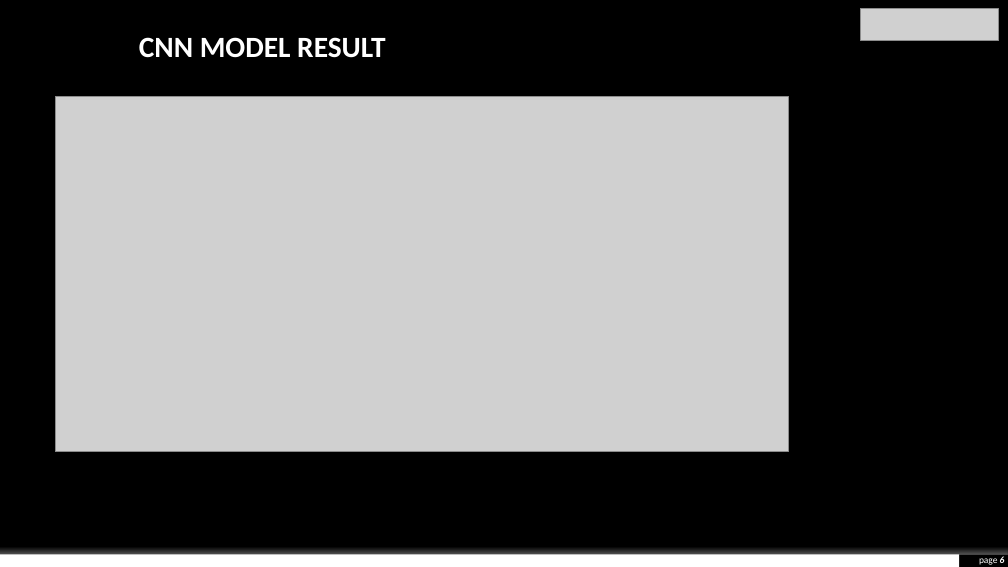
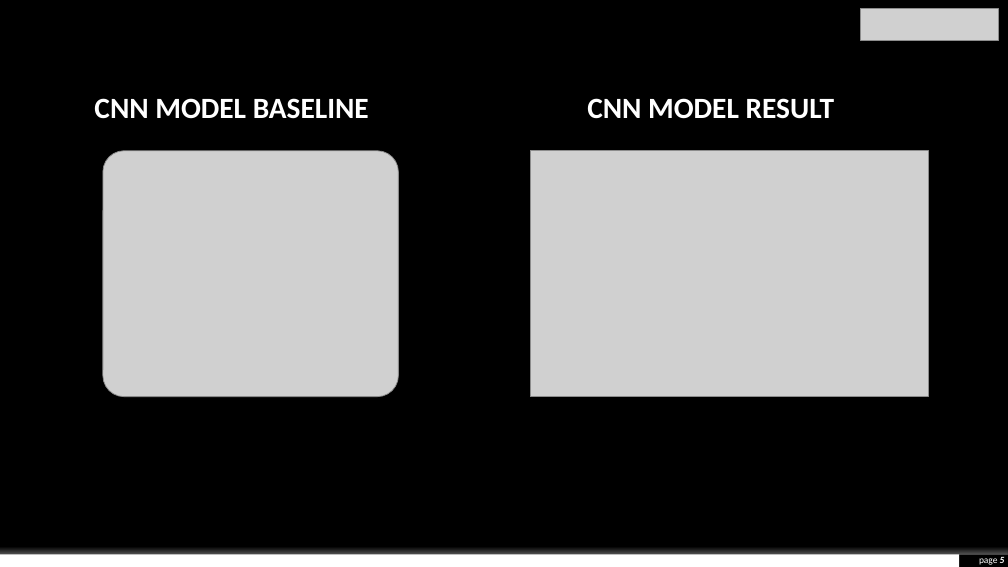
Before and after one commit to envyst/sign-language-application, a slide deck: slide 5 of laporan/Sign Language App Project Presentation.pptx (slide 6 before the commit). Drawn at 1008x567 pixels with LibreOffice and Linux fonts; fonts in the diff are those of the drawing; grey boxes stand for pictures; background and template pictures are left out. Boxes give left, top, right and bottom in pixels: in the first picture for what was removed or moved away, otherwise in the second. Text is boxed around its words. In the diff, an @@ line names an element or a change of style, - is before the commit and + after.

Commit message:
edit ppt

```diff
--- a/laporan/Sign Language App Project Presentation.pptx
+++ b/laporan/Sign Language App Project Presentation.pptx
@@ text at [94, 98, 369, 119]: text changed @@
-CNN MODEL RESULT
+CNN MODEL BASELINE
@@ text added at [587, 98, 834, 119], 28 pt, text #FFFFFF, bold @@
+CNN MODEL RESULT
@@ picture added at [103, 150, 399, 396] @@
@@ picture: place and size @@
-picture at [55, 97, 789, 452]
+picture at [530, 150, 929, 396]
```
Also in this commit, not shown: 2 other slides changed, 4 slides added, 23 slides removed.
